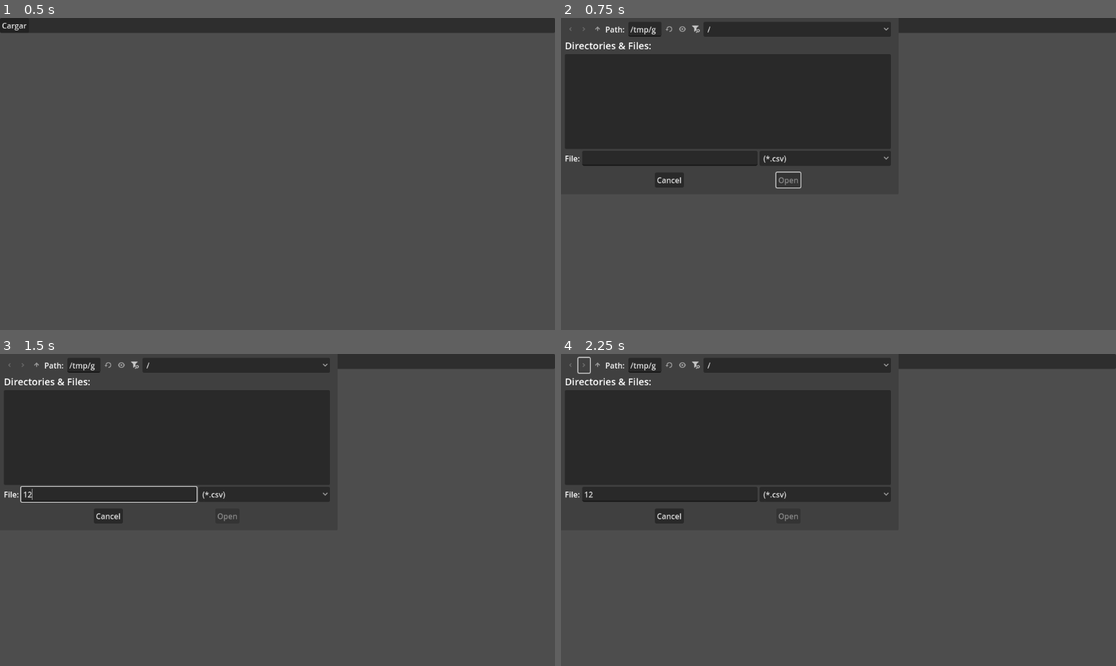
Above: before the commit, frames 1-4 (two rows, left to right).
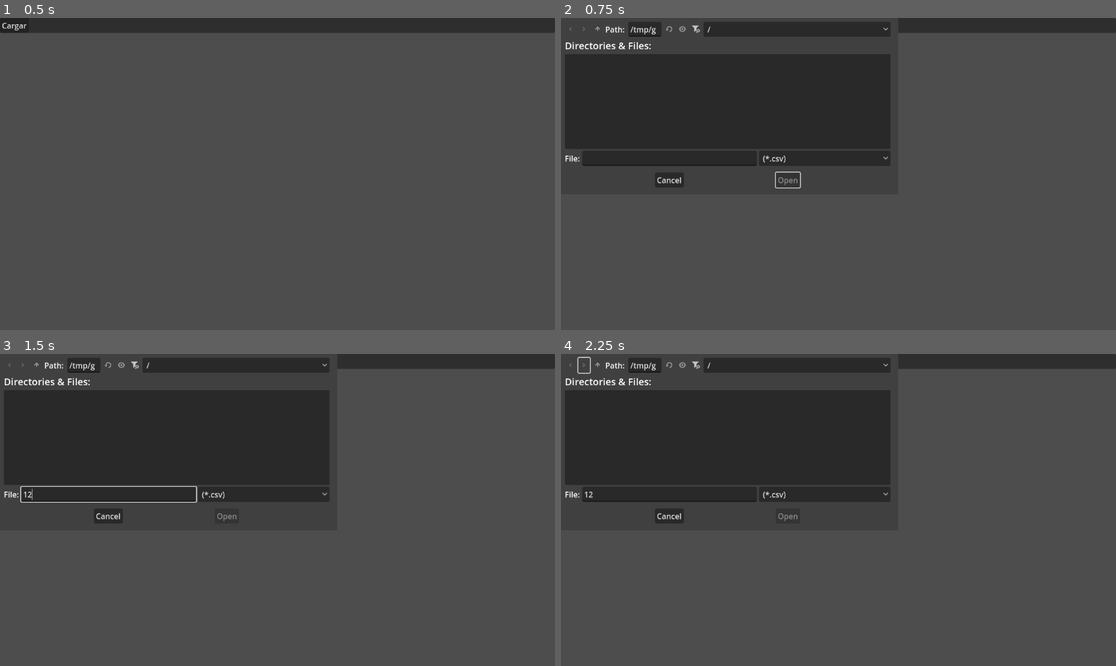
Above: after the commit, the same moments.

Repository: BerlynSG/gforms-csv-stadistic-reader
Game: Godot game, scene res://main.tscn
Two runs of this game, one before a commit and one after it. Both use one fixed random seed, a clock stepped at 60 frames per second and the inputs below.
Inputs (mouse positions are in pixels of both pictures, inside the frame that each line leads up to):
- Up to frame 1 (0.5 s): no input
- Up to frame 2 (0.75 s): click "Cargar" at 0.5 s
- Up to frame 3 (1.5 s): click (111, 494) at 1.27 s; type "12" at 1.35 s
- Up to frame 4 (2.25 s): click (583, 366) at 2 s

Frame 1 is identical in both runs. In frame 2, 0.1% of the frame differs, in the area x 35-60%, y 3-55%; in frame 3, less than 0.1%; in frame 4, less than 0.1%.

Commit message:
todos los cambios

Diff:
--- a/answer.gd
+++ b/answer.gd
@@ -3,10 +3,13 @@
 var name: String
 var question: Question
 
+var x: int = 0
 var frecuency: int = 0
 var frecuency_relative: float
 var frecuency_porcent: float
-var fracuency_absolute: int
+var frecuency_absolute: int
+
+var xf: int
 
 func _init(name: String, question: Question) -> void:
 	self.name = name
--- a/main.tscn
+++ b/main.tscn
@@ -57,4 +57,4 @@
 selection_enabled = true
 
 [connection signal="file_selected" from="FileDialog" to="." method="_on_file_dialog_file_selected"]
-[connection signal="pressed" from="VBoxContainer/PanelContainer/HBoxContainer/LoadButton" to="." method="load"]
+[connection signal="pressed" from="VBoxContainer/PanelContainer/HBoxContainer/LoadButton" to="." method="_on_load_button_pressed"]
--- a/question.gd
+++ b/question.gd
@@ -3,6 +3,11 @@
 var answers: Dictionary[String, Answer]
 
 var frecuency_total: int
+var xf_total: int
+var media: float
+var mediana1: int
+var mediana2: int
+var moda: int
 
 func add_answer(name: String):
 	if answers.has(name):
@@ -12,22 +17,82 @@
 	answers[name] = answer
 
 func get_table() -> String:
-	var text: String = "[table=4]"
-	text += "[cell]x[/cell][cell]|f[/cell][cell]|fr[/cell][cell]|fp[/cell]"
+	var text: String = "[table=7]"
+	text += "[cell]Optiones[/cell][cell]|x[/cell]
+	[cell]|f[/cell][cell]|fr[/cell][cell]|fp[/cell][cell]|F[/cell][cell]|xf[/cell]"
+	var n = 1
+	var fr_total: float = 0
+	var fp_total: float = 0
 	for a in answers:
 		text += "[cell]" + a + "[/cell]"
+		text += "[cell]|" + str(n) + "[/cell]"
+		n += 1
 		text += "[cell]|" + str(answers[a].frecuency) + "[/cell]"
 		text += "[cell]|" + String.num(answers[a].frecuency_relative, 2) + "[/cell]"
-		text += "[cell]|" + String.num(answers[a].frecuency_porcent, 2) + "[/cell]"
-	text += "[cell][/cell][cell]|" + str(frecuency_total) + "[/cell][cell]|[/cell][cell]|[/cell]"
+		fr_total += answers[a].frecuency_relative
+		text += "[cell]|" + String.num(answers[a].frecuency_porcent, 2) + "%[/cell]"
+		fp_total += answers[a].frecuency_porcent
+		text += "[cell]|" + str(answers[a].frecuency_absolute) + "[/cell]"
+		text += "[cell]|" + str(answers[a].xf) + "[/cell]"
+	text += "[cell][/cell][cell]|[/cell]
+	[cell]|" + str(frecuency_total) + "[/cell]
+	[cell]|" + str(fr_total) + "[/cell][cell]|" + str(fp_total) + "%[/cell]]
+	[cell]|[/cell][cell]|" + str(xf_total) + "[/cell]"
 	text += "[/table]"
+	text += "\nMedia = " + String.num(media, 2)
+	text += "\nMediana = " + str(mediana1)
+	if mediana1 != mediana2:
+		text += ", " + str(mediana2)
+	text += "\nModa = " + str(moda)
 	return text
 
 func calculate():
 	set_frecuency_total()
 	for a in answers:
 		answers[a].calculate()
+	if frecuency_total != 0:
+		media = float(xf_total) / frecuency_total
+	set_mediana()
+	set_moda()
 
 func set_frecuency_total():
+	var x: int = 1
 	for a in answers:
-		frecuency_total += answers[a].frecuency
+		var answer: Answer = answers[a]
+		frecuency_total += answer.frecuency
+		answer.frecuency_absolute = frecuency_total
+		answer.x = x
+		answer.xf = x * answer.frecuency
+		xf_total += answer.xf
+		x += 1
+
+func set_mediana():
+	var pos = 0
+	if frecuency_total % 2 == 0:
+		pos = frecuency_total/2
+		var x1 = 0
+		var x2 = 0
+		for a in answers:
+			if pos <= answers[a].frecuency_absolute && x1 == 0:
+				x1 = answers[a].x
+			if pos <= answers[a].frecuency_absolute && x2 == 0:
+				x2 = answers[a].x
+			if x1 != 0 && x2 != 0: break
+		mediana1 = x1
+		mediana2 = x2
+	else:
+		pos = (frecuency_total + 1)/2
+		var x = 0
+		for a in answers:
+			if pos <= answers[a].frecuency_absolute && x == 0:
+				x = answers[a].x
+			if x != 0: break
+		mediana1 = x
+		mediana2 = x
+
+func set_moda():
+	var m = 0
+	for a in answers.size():
+		if answers[answers.keys()[m]].frecuency < answers[answers.keys()[a]].frecuency:
+			m = a
+	moda = m + 1
--- a/read_csv.gd
+++ b/read_csv.gd
@@ -7,11 +7,11 @@
 var csv: Dictionary[String, Question]
 
 func load_csv(path: String, delim := ","):
+	csv.clear()
 	var file: FileAccess = FileAccess.open(path, FileAccess.READ)
 
 	var questions = file.get_csv_line(delim)
 	for question in questions:
-		#csv[question] = {}
 		csv[question] = Question.new()
 
 	while file.get_position() < file.get_length():
@@ -22,7 +22,7 @@
 			question.add_answer(line[l])
 	file.close()
 
-func load() -> void:
+func _on_load_button_pressed() -> void:
 	file_dialog.visible = true
 
 
@@ -30,6 +30,7 @@
 	load_csv(path)
 	var text: String
 	for q in csv:
+		if q == csv.keys()[0]: continue
 		csv[q].calculate()
 		text += "----------------------------------------"
 		text += q + ":\n"
Not shown, added: export_presets.cfg
